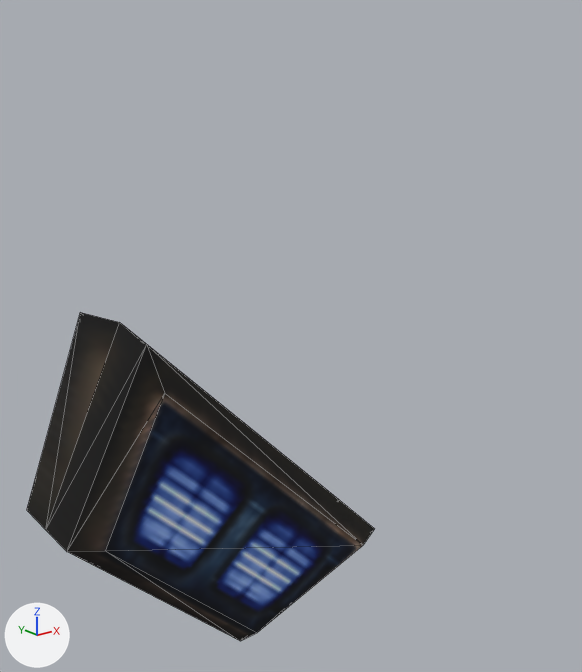
The OBJ model Assets/Art/Nova1492/GXConverted/Models/Unknown/Review/datan_common__2_fe31b1e9.obj, before and after one commit.
The view is the same before and after, from a 50 mm lens placed at (-23.34, -14.37, -5.55), pointed at (-11.67, 0.22, -11.39). The axes (+X, +Y, +Z) are drawn at lower left. The lights are the same throughout. The picture after the commit comes second. Mesh edges are drawn as thin lines. Where no turn or scale is listed for an object, it has been applied to the vertices.

Objects in the first picture: 'datan_common__2_fe31b1e9'.
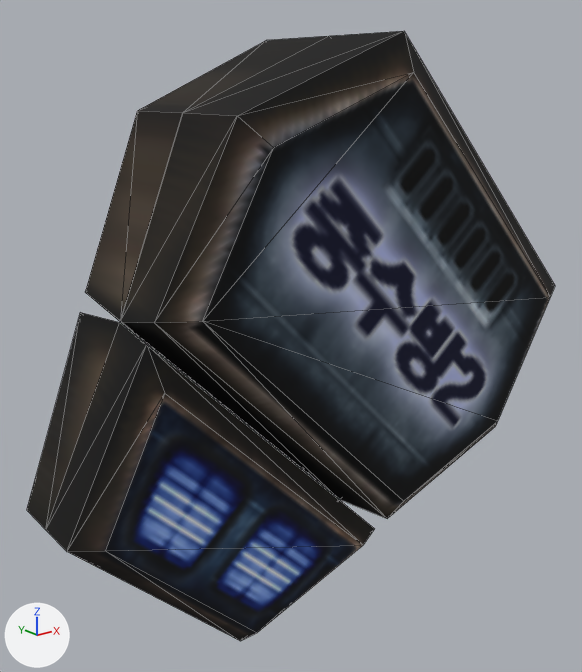
Edits to the scene script, one JSON object a line:
```json
{"op": "add", "block": "me_datan_common__2_fe31b1e9_mesh01", "code": ["me_datan_common__2_fe31b1e9_mesh01 = bpy.data.meshes.new('datan_common__2_fe31b1e9_mesh01')", "me_datan_common__2_fe31b1e9_mesh01.from_pydata(...)  # 18 vertices, 28 faces; spans x -16.3..-4.56, y 0.0..2.72, z -16.27..-4.54", "me_datan_common__2_fe31b1e9_mesh01.materials.append(mat_datan_common__2_fe31b1e9)  # picture img_datan_common__2_fe31b1e9_tga"]}
{"op": "add", "block": "me_datan_common__2_fe31b1e9_mesh00", "code": ["me_datan_common__2_fe31b1e9_mesh00 = bpy.data.meshes.new('datan_common__2_fe31b1e9_mesh00')", "me_datan_common__2_fe31b1e9_mesh00.from_pydata(...)  # 18 vertices, 28 faces; spans x -16.3..-4.56, y -2.72..0.0, z -16.27..-4.54", "me_datan_common__2_fe31b1e9_mesh00.materials.append(mat_datan_common__2_fe31b1e9)  # picture img_datan_common__2_fe31b1e9_tga"]}
{"op": "add", "block": "ob_datan_common__2_fe31b1e9_mesh01", "code": ["ob_datan_common__2_fe31b1e9_mesh01 = bpy.data.objects.new('datan_common__2_fe31b1e9_mesh01', me_datan_common__2_fe31b1e9_mesh01)", "ob_datan_common__2_fe31b1e9_mesh01.location = (0.0, 0.0, 0.0)"]}
{"op": "add", "block": "ob_datan_common__2_fe31b1e9_mesh00", "code": ["ob_datan_common__2_fe31b1e9_mesh00 = bpy.data.objects.new('datan_common__2_fe31b1e9_mesh00', me_datan_common__2_fe31b1e9_mesh00)", "ob_datan_common__2_fe31b1e9_mesh00.location = (0.0, 0.0, 0.0)"]}
```

Pixel boxes (x1, y1, x2, y2) of what changed, in the pictures (582 x 672 px):
```json
{"object": "datan_common__2_fe31b1e9_mesh00", "change": "added", "after": [120, 31, 555, 519]}
{"object": "datan_common__2_fe31b1e9_mesh01", "change": "added", "after": [85, 36, 328, 322]}
```
